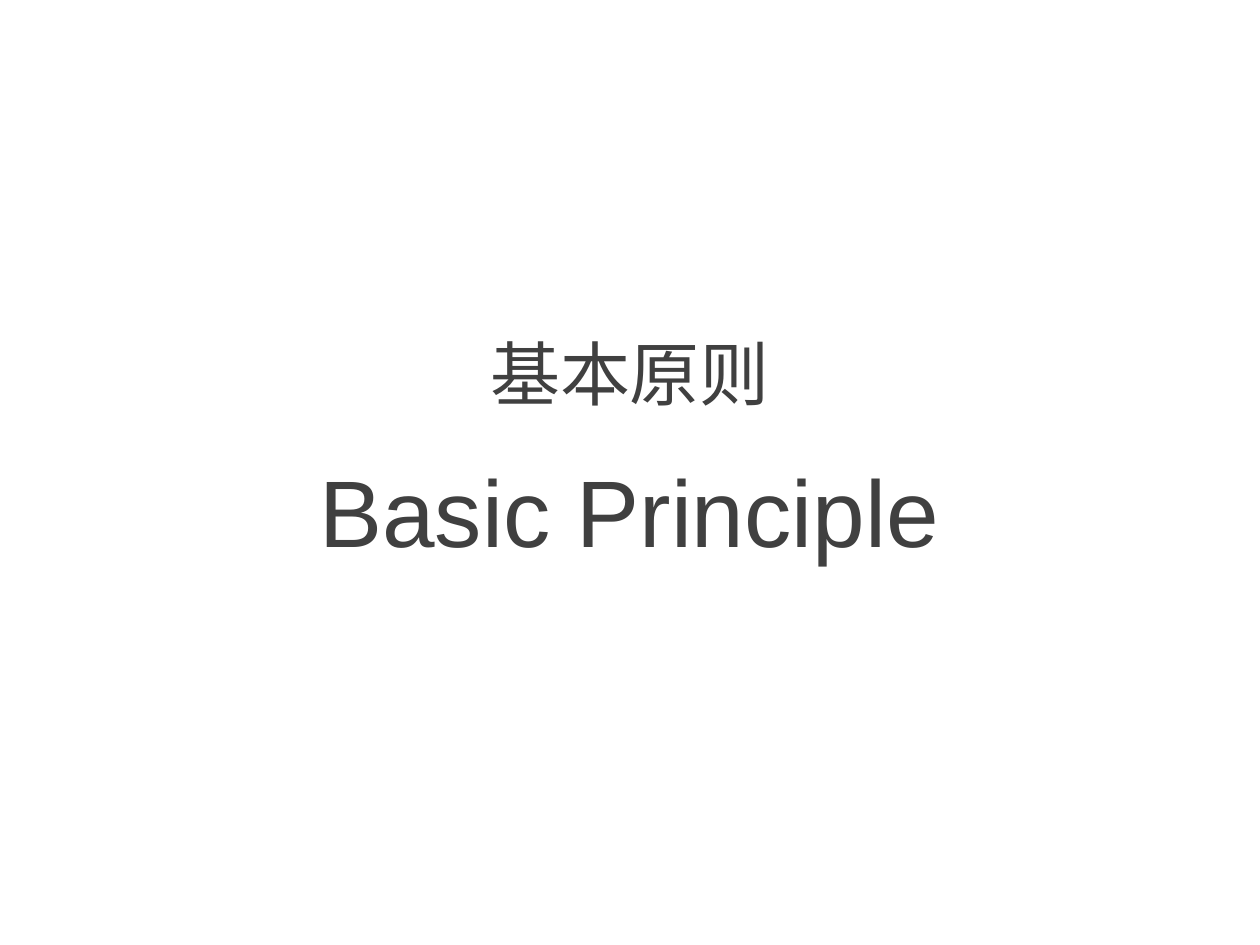
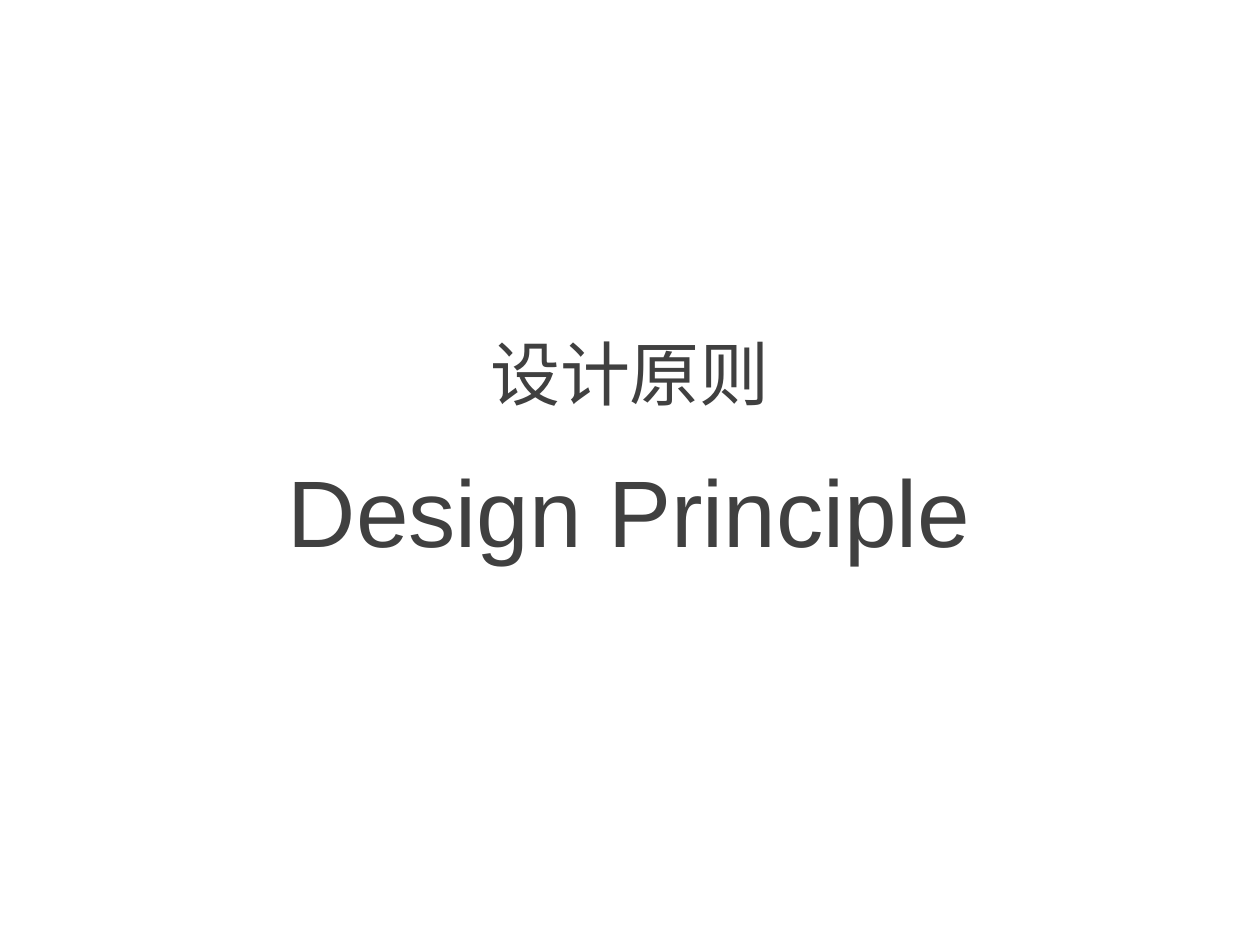
Before and after one commit to NewGr8Player/My-PPT, a slide deck: slide 7 of Design pattern/23种设计模式详解.pptx. Drawn at 1260x945 pixels with LibreOffice and Linux fonts; fonts in the diff are those of the drawing. Boxes give left, top, right and bottom in pixels: in the first picture for what was removed or moved away, otherwise in the second. Text is boxed around its words. In the diff, an @@ line names an element or a change of style, - is before the commit and + after.

Commit message:
修改PPT，增加里氏替换原则内容

```diff
--- a/Design pattern/23种设计模式详解.pptx
+++ b/Design pattern/23种设计模式详解.pptx
@@ text at box(490, 341, 770, 406): text changed @@
-基本原则
+设计原则
@@ title at box(288, 478, 970, 564): text changed @@
-Basic Principle
+Design Principle
```
Also in this commit, not shown: 2 other slides changed, 16 slides added, 2 other files.
